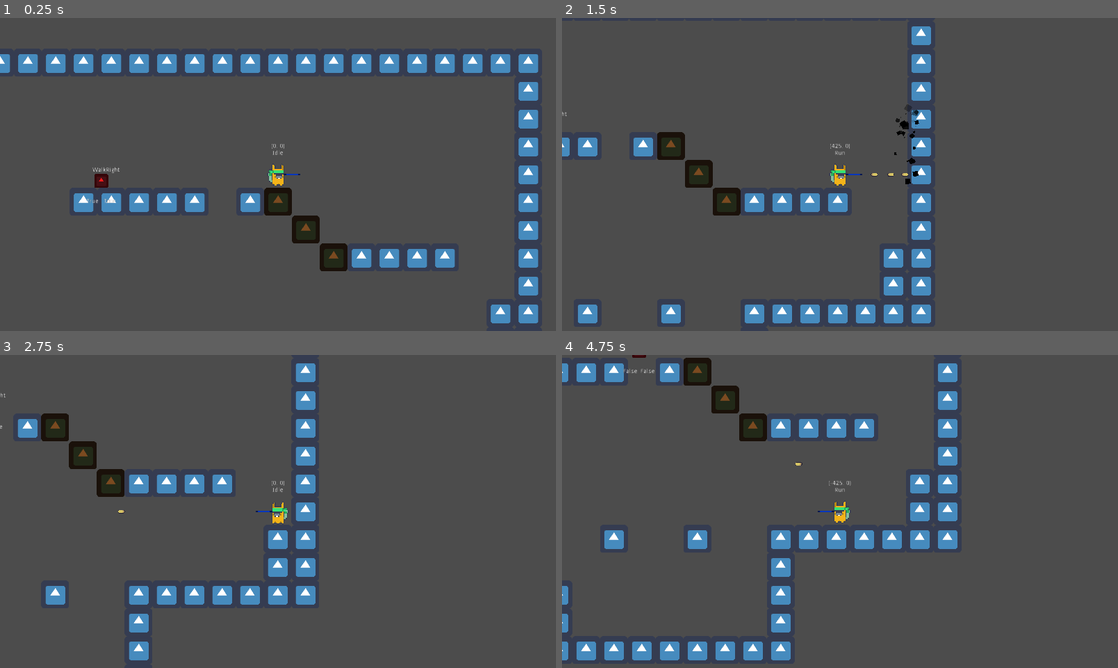
Above: before the commit, frames 1-4 (two rows, left to right).
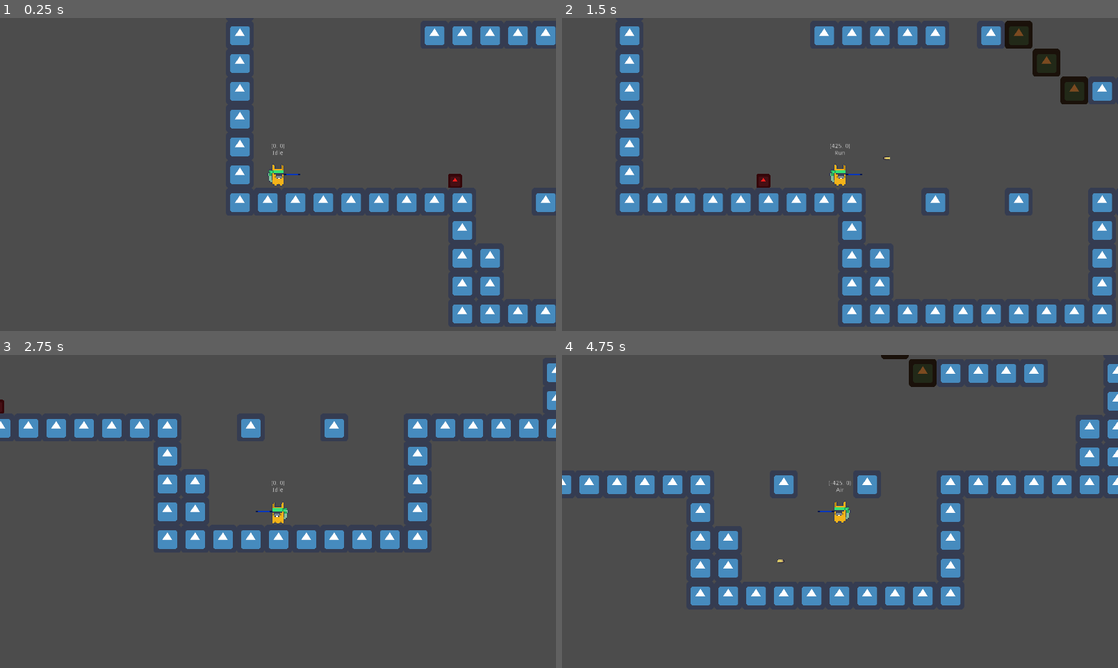
Above: after the commit, the same moments.

Repository: fruitdude/godot-metroidvania
Game: Godot game, scene res://src/main/Main.tscn
Same seed, same stepped clock (60 frames per second), same inputs: the game is played once before the commit and once after it. The engine's default icon, where the game draws it, is replaced by a stand-in: a white triangle on a blue panel in a dark square.
Inputs (mouse positions are in pixels of both pictures, inside the frame that each line leads up to):
- Up to frame 1 (0.25 s): no input
- Up to frame 2 (1.5 s): move the mouse to (962, 158) at 0.52 s; press the mouse at (962, 158) at 0.53 s; hold D (move_right) from 0.53 s (still down); tap Space (jump) at 0.77 s; move the mouse to (728, 190) at 1.27 s; release the mouse at (728, 190) at 1.28 s; click (728, 190) at 1.35 s
- Up to frame 3 (2.75 s): tap Space (jump) at 1.52 s; move the mouse to (333, 442) at 2.02 s; release D (move_right) at 2.03 s; hold A (move_left) from 2.03 s (still down); hold Shift (stay_stationary) from 2.03 s (still down); click (333, 442) at 2.3 s
- Up to frame 4 (4.75 s): move the mouse to (812, 574) at 2.77 s; release A (move_left) at 2.78 s; release Shift (stay_stationary) at 2.78 s; hold D (move_right) 2.78-4.28 s; click (812, 574) at 2.85 s; tap Space (jump) at 3.02, 3.77, 4.52 s; move the mouse to (1006, 558) at 3.52 s; press the mouse at (1006, 558) at 3.53 s; move the mouse to (673, 464) at 4.27 s; release the mouse at (673, 464) at 4.28 s; hold A (move_left) from 4.28 s (still down); tap Shift (stay_stationary) at 4.35 s; click (673, 464) at 4.55 s

The runs differ from the first frame. In frame 1, 15% of the frame differs, in the area x 0-100%, y 2-98%; in frame 2, 15%; in frame 3, 11%; in frame 4, 16%, in the area x 0-100%, y 0-98%.

Commit message:
snail follow path

Diff:
--- a/project.godot
+++ b/project.godot
@@ -19,15 +19,10 @@
 "language": "GDScript",
 "path": "res://src/player/states/PlayerState.gd"
 }, {
-"base": "KinematicBody2D",
+"base": "Area2D",
 "class": "Snail",
 "language": "GDScript",
 "path": "res://src/enemies/snail/Snail.gd"
-}, {
-"base": "State",
-"class": "SnailState",
-"language": "GDScript",
-"path": "res://src/enemies/snail/States/SnailState.gd"
 }, {
 "base": "Node",
 "class": "State",
@@ -43,7 +38,6 @@
 "Player": "",
 "PlayerState": "",
 "Snail": "",
-"SnailState": "",
 "State": "",
 "StateMachine": ""
 }
--- a/src/enemies/snail/Snail.gd
+++ b/src/enemies/snail/Snail.gd
@@ -1,20 +1,35 @@
-extends KinematicBody2D
+extends Area2D
 class_name Snail
 
 
-export var speed := 100.0
-export var gravity := 3500.0
+
+export(NodePath) onready var raycasts = get_node(raycasts) as Node2D
+
+var health_points := 5.0
 
 
-export(NodePath) onready var raycast_left = get_node(raycast_left) as RayCast2D
-export(NodePath) onready var raycast_right = get_node(raycast_right) as RayCast2D
-export(NodePath) onready var fsm = get_node(fsm) as StateMachine
-export(NodePath) onready var label = get_node(label) as Label
-
-var velocity : Vector2
+func _ready():
+	print(get_owner())
+	print(get_parent())
 
 
-func _process(_delta: float) -> void:
-	label.text = fsm.state.name
-	$Label2.text = str(raycast_left.is_colliding())
-	$Label3.text = str(raycast_right.is_colliding())
+func _physics_process(_delta: float) -> void:
+	for raycast in raycasts.get_children():
+		if raycast.is_colliding():
+			match raycast.cast_to:
+				Vector2(20, 0):
+					$Sprite.rotation_degrees = 270
+				Vector2(-20, 0):
+					$Sprite.rotation_degrees = 90
+				Vector2(0, 20):
+					$Sprite.rotation_degrees = 0
+				Vector2(0, -20):
+					$Sprite.rotation_degrees = 180
+
+
+
+func _on_Snail_area_entered(area):
+	health_points -= area.damage
+
+	if health_points <= 0:
+		queue_free()
--- a/src/enemies/snail/Snail.tscn
+++ b/src/enemies/snail/Snail.tscn
@@ -1,22 +1,16 @@
-[gd_scene load_steps=7 format=2]
+[gd_scene load_steps=4 format=2]
 
 [ext_resource path="res://src/enemies/snail/Snail.gd" type="Script" id=1]
 [ext_resource path="res://icon.png" type="Texture" id=2]
-[ext_resource path="res://src/statemachine/StateMachine.gd" type="Script" id=3]
-[ext_resource path="res://src/enemies/snail/States/WalkRight.gd" type="Script" id=4]
-[ext_resource path="res://src/enemies/snail/States/WalkDown.gd" type="Script" id=5]
 
 [sub_resource type="RectangleShape2D" id=1]
 extents = Vector2( 16, 16 )
 
-[node name="Snail" type="KinematicBody2D"]
+[node name="Snail" type="Area2D"]
 collision_layer = 4
-collision_mask = 24
+collision_mask = 16
 script = ExtResource( 1 )
-raycast_left = NodePath("Raycasts/RayCastLeft")
-raycast_right = NodePath("Raycasts/RayCastRight")
-fsm = NodePath("StateMachine")
-label = NodePath("Label")
+raycasts = NodePath("RayCasts")
 
 [node name="Sprite" type="Sprite" parent="."]
 self_modulate = Color( 1, 0.109804, 0.109804, 1 )
@@ -26,59 +20,30 @@
 [node name="CollisionShape2D" type="CollisionShape2D" parent="."]
 shape = SubResource( 1 )
 
-[node name="Raycasts" type="Node2D" parent="."]
+[node name="RayCasts" type="Node2D" parent="."]
 
-[node name="RayCastLeft" type="RayCast2D" parent="Raycasts"]
-self_modulate = Color( 1, 0, 0.772549, 1 )
-position = Vector2( -16, 16 )
+[node name="RayCastLeft" type="RayCast2D" parent="RayCasts"]
+self_modulate = Color( 0.686275, 0, 1, 1 )
 enabled = true
-cast_to = Vector2( -10, 10 )
+cast_to = Vector2( -20, 0 )
 collision_mask = 2
 
-[node name="RayCastRight" type="RayCast2D" parent="Raycasts"]
-self_modulate = Color( 1, 0, 0.772549, 1 )
-position = Vector2( 16, 16 )
+[node name="RayCastUp" type="RayCast2D" parent="RayCasts"]
+self_modulate = Color( 0.686275, 0, 1, 1 )
 enabled = true
-cast_to = Vector2( 10, 10 )
+cast_to = Vector2( 0, -20 )
 collision_mask = 2
 
-[node name="StateMachine" type="Node" parent="."]
-script = ExtResource( 3 )
-initial_state = NodePath("WalkRight")
+[node name="RayCastRight" type="RayCast2D" parent="RayCasts"]
+self_modulate = Color( 0.686275, 0, 1, 1 )
+enabled = true
+cast_to = Vector2( 20, 0 )
+collision_mask = 2
 
-[node name="WalkRight" type="Node" parent="StateMachine"]
-script = ExtResource( 4 )
+[node name="RayCastDown" type="RayCast2D" parent="RayCasts"]
+self_modulate = Color( 0.686275, 0, 1, 1 )
+enabled = true
+cast_to = Vector2( 0, 20 )
+collision_mask = 2
 
-[node name="WalkDown" type="Node" parent="StateMachine"]
-script = ExtResource( 5 )
-
-[node name="Label" type="Label" parent="."]
-margin_left = -20.0
-margin_top = -32.0
-margin_right = 20.0
-margin_bottom = -18.0
-align = 1
-valign = 1
-__meta__ = {
-"_edit_use_anchors_": false
-}
-
-[node name="Label2" type="Label" parent="."]
-margin_left = -40.0
-margin_top = 40.0
-margin_bottom = 54.0
-align = 1
-valign = 1
-__meta__ = {
-"_edit_use_anchors_": false
-}
-
-[node name="Label3" type="Label" parent="."]
-margin_top = 40.0
-margin_right = 40.0
-margin_bottom = 54.0
-align = 1
-valign = 1
-__meta__ = {
-"_edit_use_anchors_": false
-}
+[connection signal="area_entered" from="." to="." method="_on_Snail_area_entered"]
--- /dev/null
+++ b/src/enemies/snail/SnailPath.gd
@@ -0,0 +1,13 @@
+extends Path2D
+
+
+export(NodePath) onready var path_follow = get_node(path_follow) as PathFollow2D
+
+var speed := 150.0
+
+
+func _physics_process(delta: float) -> void:
+	path_follow.offset += speed * delta
+
+	if path_follow.get_child_count() <= 0:
+		queue_free()
--- /dev/null
+++ b/src/enemies/snail/SnailPath.tscn
@@ -0,0 +1,21 @@
+[gd_scene load_steps=4 format=2]
+
+[ext_resource path="res://src/enemies/snail/Snail.tscn" type="PackedScene" id=1]
+[ext_resource path="res://src/enemies/snail/SnailPath.gd" type="Script" id=2]
+
+[sub_resource type="Curve2D" id=1]
+_data = {
+"points": PoolVector2Array( 0, 0, 0, 0, 80, -176, 0, 0, 0, 0, 1456, -176, 0, 0, 0, 0, 1456, 304, 0, 0, 0, 0, 1392, 304, 0, 0, 0, 0, 1392, 432, 0, 0, 0, 0, 1072, 432, 0, 0, 0, 0, 1072, 688, 0, 0, 0, 0, 656, 688, 0, 0, 0, 0, 656, 560, 0, 0, 0, 0, 592, 560, 0, 0, 0, 0, 592, 432, 0, 0, 0, 0, 80, 432, 0, 0, 0, 0, 80, -176 )
+}
+
+[node name="SnailPath" type="Path2D"]
+curve = SubResource( 1 )
+script = ExtResource( 2 )
+path_follow = NodePath("PathFollow2D")
+
+[node name="PathFollow2D" type="PathFollow2D" parent="."]
+position = Vector2( 564.764, 432 )
+offset = 3373.19
+rotate = false
+
+[node name="Snail" parent="PathFollow2D" instance=ExtResource( 1 )]
--- a/src/enemies/snail/States/SnailState.gd
+++ /dev/null
@@ -1,10 +0,0 @@
-extends State
-class_name SnailState
-
-
-var snail: Snail
-
-func _ready():
-	yield(owner, "ready")
-	snail = owner as Snail
-	assert(snail != null)
--- a/src/enemies/snail/States/WalkDown.gd
+++ /dev/null
@@ -1,22 +0,0 @@
-extends SnailState
-
-
-var move_direction_x := 1.0
-
-
-func enter(_msg := {}) -> void:
-	snail.velocity = Vector2.ZERO
-
-	if snail.rotation_degrees == 0 and move_direction_x == 1.0:
-		snail.rotation_degrees = 90
-
-	snail.raycast_left.enabled = false
-	snail.raycast_right.enabled = true
-
-
-func physics_update(_delta: float) -> void:
-	snail.velocity.y = snail.speed * move_direction_x
-
-	if snail.raycast_right.enabled:
-		if snail.raycast_right.is_colliding():
-			snail.velocity = snail.move_and_slide(snail.velocity, Vector2.UP)
--- a/src/enemies/snail/States/WalkRight.gd
+++ /dev/null
@@ -1,36 +0,0 @@
-extends SnailState
-
-
-var move_direction_x := 1.0
-
-
-func enter(_msg := {}) -> void:
-	snail.velocity = Vector2.ZERO
-	snail.raycast_left.enabled = true
-#	snail.raycast_right.enabled = true
-
-
-func physics_update(_delta: float) -> void:
-	snail.velocity.x = snail.speed * move_direction_x
-
-	if snail.raycast_left.is_colliding():
-		snail.velocity = snail.move_and_slide(snail.velocity, Vector2.UP)
-
-
-
-
-
-#	if snail.raycast_right.enabled:
-#		if snail.raycast_right.is_colliding():
-#			snail.velocity = snail.move_and_slide(snail.velocity, Vector2.UP)
-#		else:
-#			snail.raycast_left.enabled = true
-#			snail.raycast_right.enabled = false
-#	elif snail.raycast_left.enabled:
-#		if snail.raycast_left.is_colliding():
-#			snail.velocity = snail.move_and_slide(snail.velocity, Vector2.UP)
-#		else:
-#			snail.raycast_left.enabled = false
-#			snail.raycast_right.enabled = false
-#	else:
-#		state_machine.transition_to("WalkDown")
--- a/src/main/Main.tscn
+++ b/src/main/Main.tscn
@@ -3,7 +3,7 @@
 [ext_resource path="res://icon.png" type="Texture" id=1]
 [ext_resource path="res://src/player/Player.tscn" type="PackedScene" id=2]
 [ext_resource path="res://src/destructibles/box/Box.tscn" type="PackedScene" id=3]
-[ext_resource path="res://src/enemies/snail/Snail.tscn" type="PackedScene" id=4]
+[ext_resource path="res://src/enemies/snail/SnailPath.tscn" type="PackedScene" id=4]
 
 [sub_resource type="ConvexPolygonShape2D" id=1]
 points = PoolVector2Array( 64, 64, 0, 64, 0, 0, 64, 0 )
@@ -44,7 +44,7 @@
 tile_data = PoolIntArray( -262144, 0, 0, -262143, 0, 0, -262142, 0, 0, -262141, 0, 0, -262140, 0, 0, -262139, 0, 0, -26 …(1206 unchanged characters)…
 
 [node name="Player" type="Node2D" parent="."]
-position = Vector2( 928, -32 )
+position = Vector2( 120, 416 )
 __meta__ = {
 "_edit_group_": true
 }
@@ -71,8 +71,14 @@
 
 [node name="Enemies" type="Node2D" parent="."]
 
-[node name="Snail" parent="Enemies" instance=ExtResource( 4 )]
-position = Vector2( 496, 48 )
+[node name="SnailPath" parent="Enemies" instance=ExtResource( 4 )]
+
+[node name="Sprite" parent="Enemies/SnailPath/PathFollow2D/Snail" index="0"]
+rotation = 4.71239
+
+[node name="RayCastDown" parent="Enemies/SnailPath/PathFollow2D/Snail/RayCasts" index="3"]
+position = Vector2( 3.23639, 0 )
 
 [editable path="Player/Player"]
-[editable path="Enemies/Snail"]
+[editable path="Enemies/SnailPath"]
+[editable path="Enemies/SnailPath/PathFollow2D/Snail"]
--- a/src/weapons/PlasmaRifle/Bullet/Bullet.gd
+++ b/src/weapons/PlasmaRifle/Bullet/Bullet.gd
@@ -3,7 +3,8 @@
 
 export(PackedScene) onready var impact_particle
 
-var speed := 750.0
+var speed := 1000.0
+var damage := 1.0
 
 
 func _physics_process(delta: float) -> void:
--- a/src/weapons/PlasmaRifle/Bullet/Bullet.tscn
+++ b/src/weapons/PlasmaRifle/Bullet/Bullet.tscn
@@ -2,7 +2,7 @@
 
 [ext_resource path="res://assets/bullet.png" type="Texture" id=1]
 [ext_resource path="res://src/weapons/PlasmaRifle/Bullet/Bullet.gd" type="Script" id=2]
-[ext_resource path="res://src/weapons/PlasmaRifle/BulletImpact.tscn" type="PackedScene" id=3]
+[ext_resource path="res://src/weapons/PlasmaRifle/Bullet/BulletImpact.tscn" type="PackedScene" id=3]
 
 [sub_resource type="CapsuleShape2D" id=1]
 radius = 4.0
--- a/src/weapons/PlasmaRifle/BulletImpact.tscn
+++ b/src/weapons/PlasmaRifle/Bullet/BulletImpact.tscn
@@ -1,6 +1,6 @@
 [gd_scene load_steps=5 format=2]
 
-[ext_resource path="res://src/weapons/PlasmaRifle/BulletImpact.gd" type="Script" id=1]
+[ext_resource path="res://src/weapons/PlasmaRifle/Bullet/BulletImpact.gd" type="Script" id=1]
 
 [sub_resource type="Gradient" id=2]
 offsets = PoolRealArray( 0, 0.0544872, 0.205128, 0.910256 )
--- a/src/weapons/PlasmaRifle/PlasmaRifle.tscn
+++ b/src/weapons/PlasmaRifle/PlasmaRifle.tscn
@@ -9,7 +9,6 @@
 bullet = ExtResource( 2 )
 muzzle = NodePath("Muzzle")
 timer = NodePath("Timer")
-is_continuous_shooting = true
 
 [node name="Sprite" type="Sprite" parent="."]
 self_modulate = Color( 0, 0.392157, 1, 1 )
Renamed: src/weapons/PlasmaRifle/BulletImpact.gd -> src/weapons/PlasmaRifle/Bullet/BulletImpact.gd
